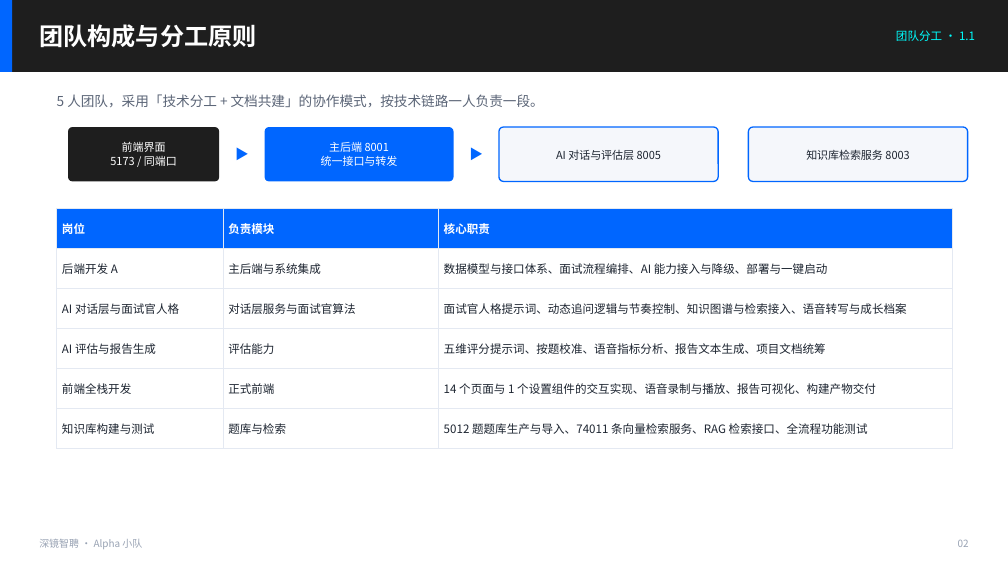
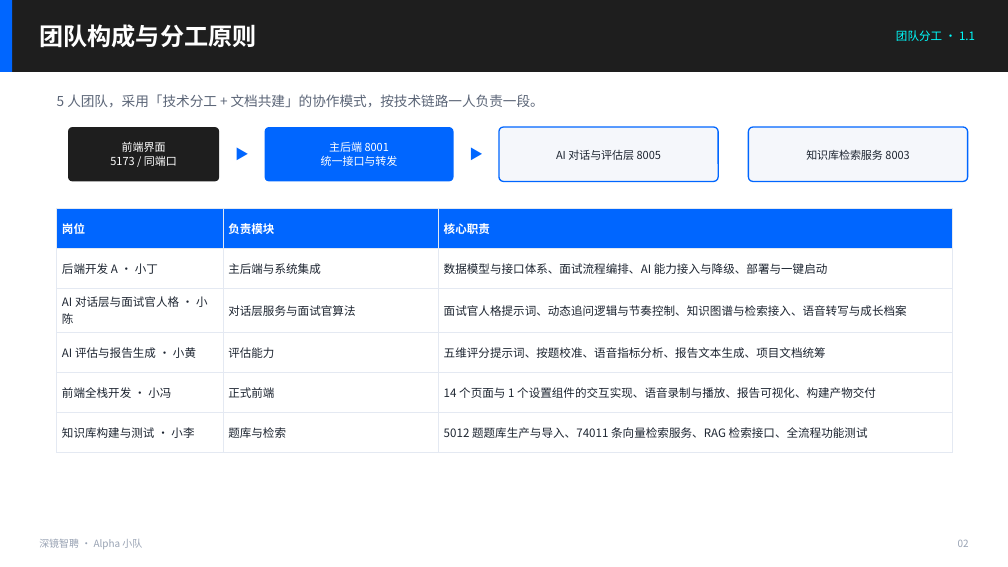
Before and after one commit to yangziyue-c/ai-interview-system, a slide deck: slide 4 of docs/submission/05-项目的详细分工及过程-演示稿.pptx. Drawn at 1008x567 pixels with LibreOffice and Linux fonts; fonts in the diff are those of the drawing. Boxes give left, top, right and bottom in pixels: in the first picture for what was removed or moved away, otherwise in the second. Text is boxed around its words. In the diff, an @@ line names an element or a change of style, - is before the commit and + after.

```diff
--- a/docs/submission/05-项目的详细分工及过程-演示稿.pptx
+++ b/docs/submission/05-项目的详细分工及过程-演示稿.pptx
@@ table at (x1=57, y1=208, x2=953, y2=442) @@
-row 2, column 1: 后端开发 A
+row 2, column 1: 后端开发 A · 小丁
-row 3, column 1: AI 对话层与面试官人格
+row 3, column 1: AI 对话层与面试官人格 · 小陈
-row 4, column 1: AI 评估与报告生成
+row 4, column 1: AI 评估与报告生成 · 小黄
-row 5, column 1: 前端全栈开发
+row 5, column 1: 前端全栈开发 · 小冯
-row 6, column 1: 知识库构建与测试
+row 6, column 1: 知识库构建与测试 · 小李
```
Also in this commit, not shown: 2 other slides changed, 1 slide added, 10 other files.
